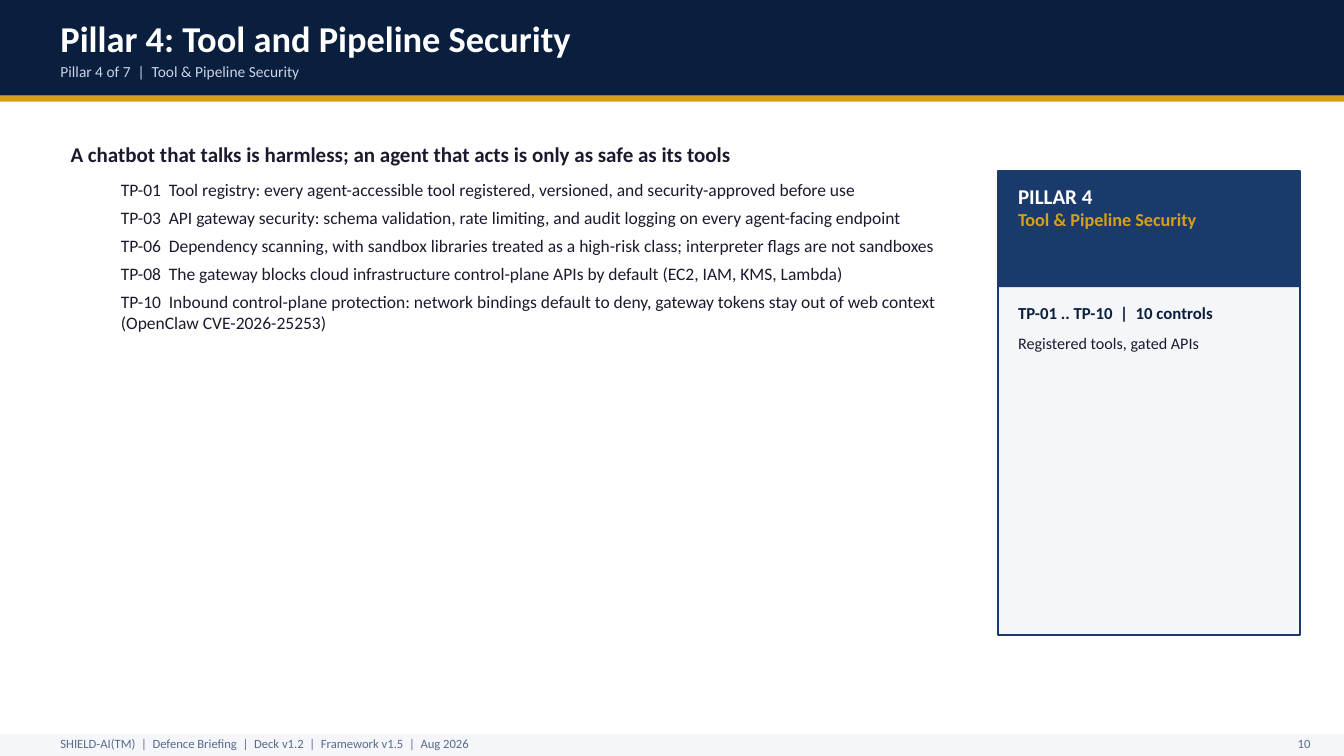
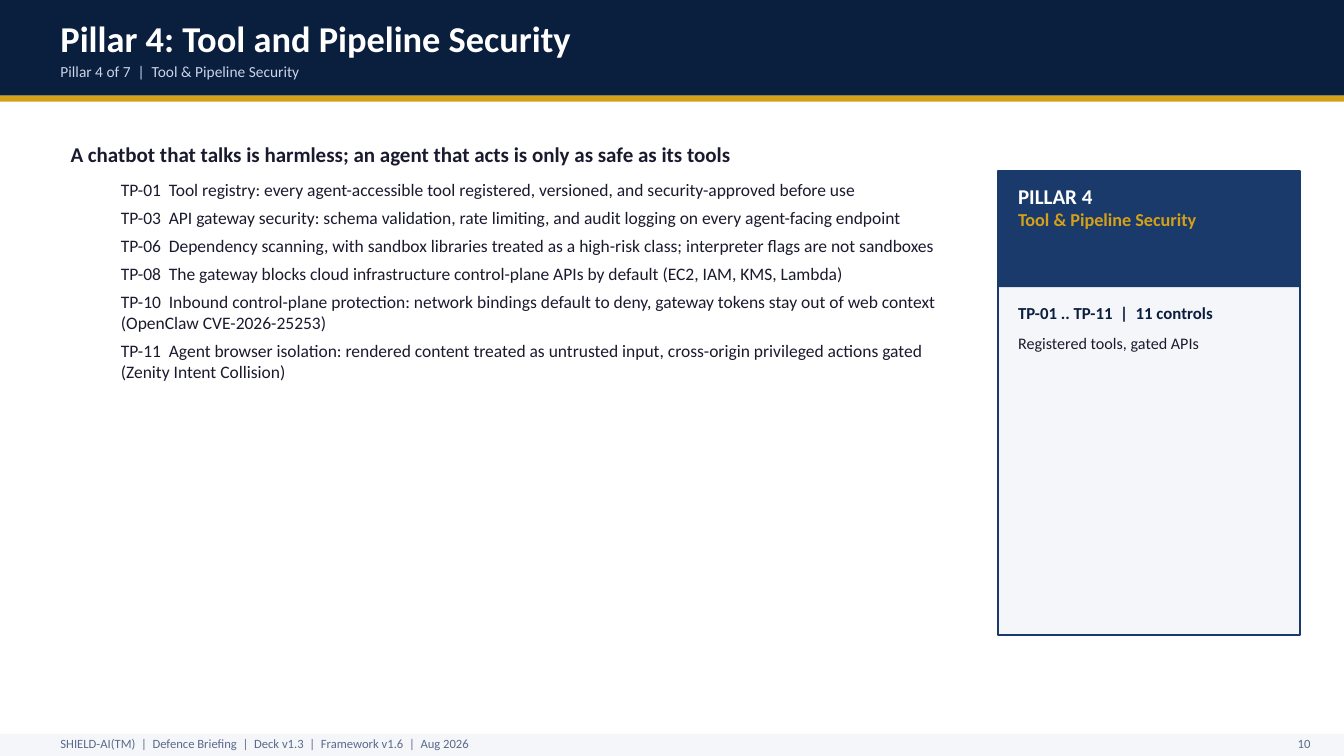
Before and after one commit to monch1962/shield-ai, a slide deck: slide 11 of client-specific/defence/shield-ai-deck-defence.pptx. Drawn at 1344x756 pixels with LibreOffice and Linux fonts; fonts in the diff are those of the drawing. Boxes give left, top, right and bottom in pixels: in the first picture for what was removed or moved away, otherwise in the second. Text is boxed around its words. In the diff, an @@ line names an element or a change of style, - is before the commit and + after.

Commit message:
Complete v1.6 weekly cycle delivery: decks, builds, verification, humanisation
- Deck HTML footers bumped v1.5 -> v1.6 across business, buyers-journey-bridge,
  and technical decks; control counts 55 -> 57; incident counts 25 -> 32;
  deck PDFs regenerated (14/7/27 slides)
- Client decks rebuilt to framework v1.6: defence v1.2 -> v1.3, aware-super
  v1.0 -> v1.1 (MS-10/TP-11 pillar bullets, evidence slides refreshed,
  footers/manifests/framework_version updated); VERSIONS.md rows added
- tools/build_docs.sh run; pypdf/EPUB verification confirms MS-10, TP-11,
  v1.6, G20/G21, and list rendering in all outputs
- Paragraph-adjacent list spacing scan: 0 real junctions repo-wide
- Humanizer pass on gap-analysis report prose (exec summary + v1.6 narrative);
  data/controls/severities untouched
- New Rego stubs for MS-10 and TP-11 (57 total) + sweep helper scripts

```diff
--- a/client-specific/defence/shield-ai-deck-defence.pptx
+++ b/client-specific/defence/shield-ai-deck-defence.pptx
@@ text at box(1018, 307, 1212, 319): text changed @@
-TP-01 .. TP-10 | 10 controls
+TP-01 .. TP-11 | 11 controls
@@ text at box(121, 345, 922, 381): paragraph added @@
+  TP-11 Agent browser isolation: rendered content treated as untrusted input, cross-origin privileged actions gated (Zenity Intent Collision)
@@ text at box(60, 739, 469, 750): text changed @@
-SHIELD-AI(TM) | Defence Briefing | Deck v1.2 | Framework v1.5 | Aug 2026
+SHIELD-AI(TM) | Defence Briefing | Deck v1.3 | Framework v1.6 | Aug 2026
```
Also in this commit, not shown: 23 other slides changed, 39 other files.
